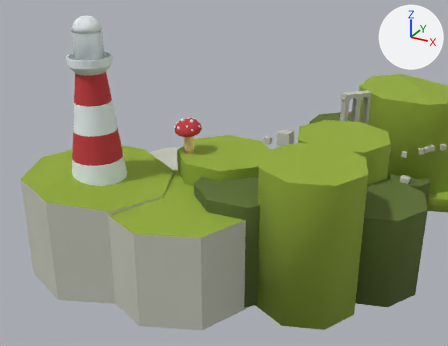
What one commit did to the Blender file Scenes/islands/jungle/jungle.blend.
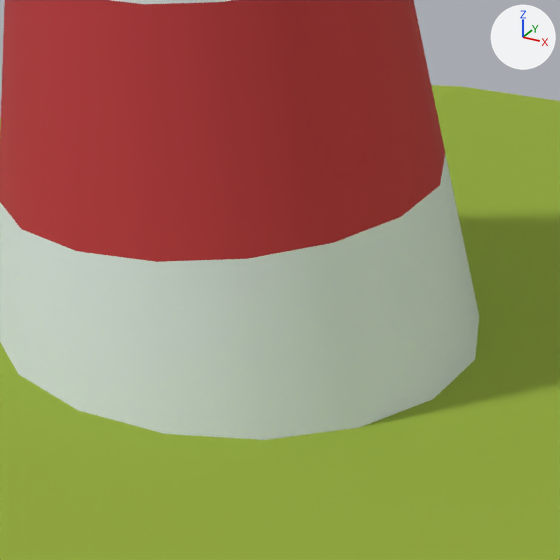
Old and new are each drawn from a 50 mm lens placed at (92.6, -369.7, 140.2), pointed at (-16.0, -172.2, 41.5) and again close up on the part from 16% to 30% of the width and 39% to 58% of the height. The axes (+X, +Y, +Z) are drawn at upper right. The lights are the same throughout.

In view in the first close-up: 'ground-col.021', 'lighthouse-col'.
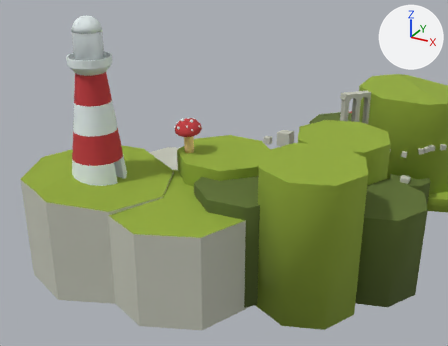
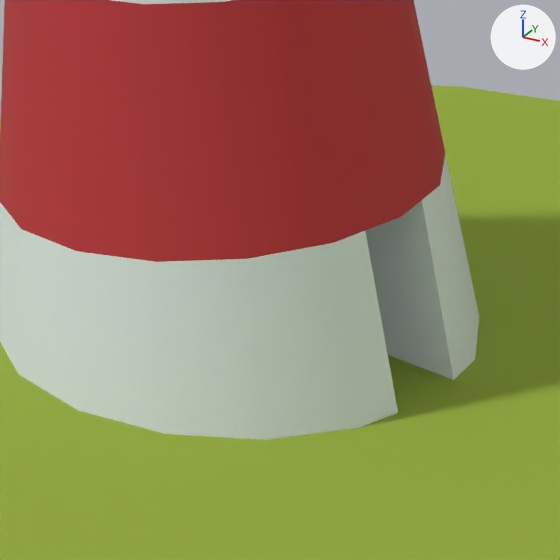
Changed parts and their boxes (x1, y1, x2, y2) in the close-ups (560 x 560 px):
```json
{"object": "lighthouse-col", "change": "modifiers changed", "before": [0, 0, 479, 440], "after": [0, 0, 479, 440]}
```

The change, as JSON lines over the scene's bpy script:
```json
{"op": "add", "block": "me_cylinder_075", "code": ["me_cylinder_075 = bpy.data.meshes.new('Cylinder.075')", "me_cylinder_075.from_pydata(...)  # a box spanning x -8.0..12.0, y -2.0..2.0, z 0.0..11.2", "me_cylinder_075.materials.append(mat_e5efef)  # white #e5efef"]}
{"op": "add", "block": "ob_lighthouse_col", "code": "_m = ob_lighthouse_col.modifiers.new('Boolean', 'BOOLEAN')"}
{"op": "add", "block": "ob_lighthouse_col", "code": "_m.object = ob_door_noimp"}
{"op": "add", "block": "ob_door_noimp", "code": ["ob_door_noimp = bpy.data.objects.new('door-noimp', me_cylinder_075)", "ob_door_noimp.parent = ob_lighthouse_col", "ob_door_noimp.matrix_parent_inverse = Matrix(((1.0, 0.0, 0.0, 60.0), (0.0, 1.0, 0.0, 195.0), (0.0, 0.0, 1.0, -37.0), (0.0, 0.0, 0.0, 1.0)))", "ob_door_noimp.location = (-60.0, -195.0, 37.0)", "ob_door_noimp.hide_set(True)"]}
```
